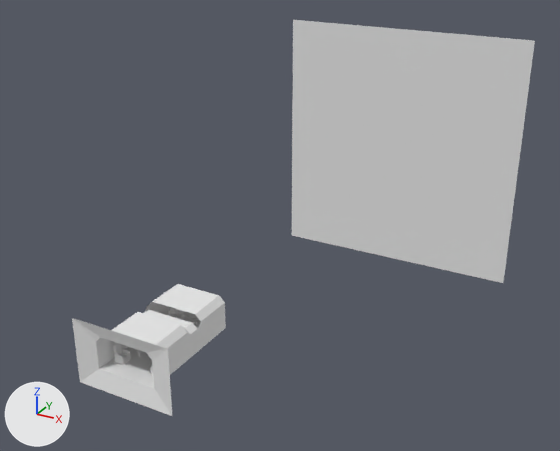
The Blender file parser/chairs2.blend, before and after one commit.
Rendered twice from a 50 mm camera at (19.2, -22.2, 19.3) aimed at (-1.0, 14.4, 1.0). Arrows for +X, +Y and +Z are at lower left; the lights stay in place.

Before the edit, the objects in view are built like this:
```python
me_cube = bpy.data.meshes.new('Cube')
me_cube.from_pydata(...)  # 503 vertices, 820 faces, 3 loose edges; spans x -9.0..9.0, y -1.2..31.0, z -9.0..9.0
me_cube.materials.append(mat_material)  # white #e7e7e7
ob_cube = bpy.data.objects.new('Cube', me_cube)
ob_cube.location = (0.0, 0.0, 1.0)
```
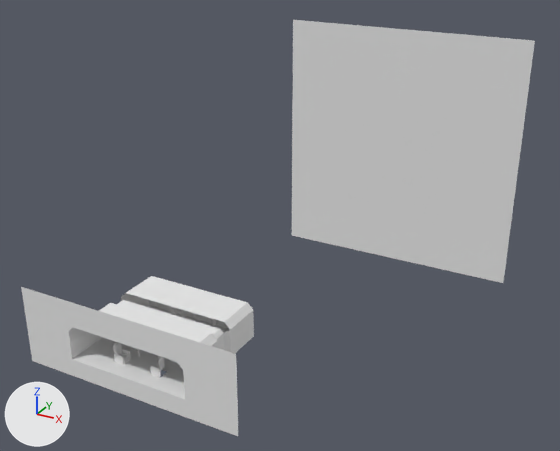
What differs and where, as boxes [x1, y1, x2, y2] in the pictures (560 x 451 px; the box of a moved part takes in the faces that stretch with it):
'Cube', reshaped (11% wider)
    before: [72, 20, 535, 416]
    after: [21, 20, 535, 436]
part 1 of me_cube, moved or reshaped
    before: [72, 284, 226, 416]
    after: [21, 276, 254, 436]

Diff of the bpy script that builds the scene:
```diff
--- a/parser/chairs2.blend.py
+++ b/parser/chairs2.blend.py
@@ me_cube @@
 # used by ob_cube; location = (0.0, 0.0, 1.0)
-me_cube.from_pydata(...)  # 503 vertices, 820 faces, 3 loose edges; spans x -9.0..9.0, y -1.2..31.0, z -9.0..9.0
+me_cube.from_pydata(...)  # 503 vertices, 820 faces, 3 loose edges; spans x -9.0..9.0, y -1.0..31.0, z -9.0..9.0
+# me_cube part 1: 152 of 503 vertices moved; they spanned x -2.5..2.5, y -1.2..4.6, z -1.9..1.4 and now span x -5.6..5.6, y -1.0..4.6, z -1.9..2.0; mean shift (0.0, 0.0, 0.2); largest move (2.5, -1.2, 1.4) -> (5.6, -1.0, 2.0)
 me_cube.materials.append(mat_material)
```
